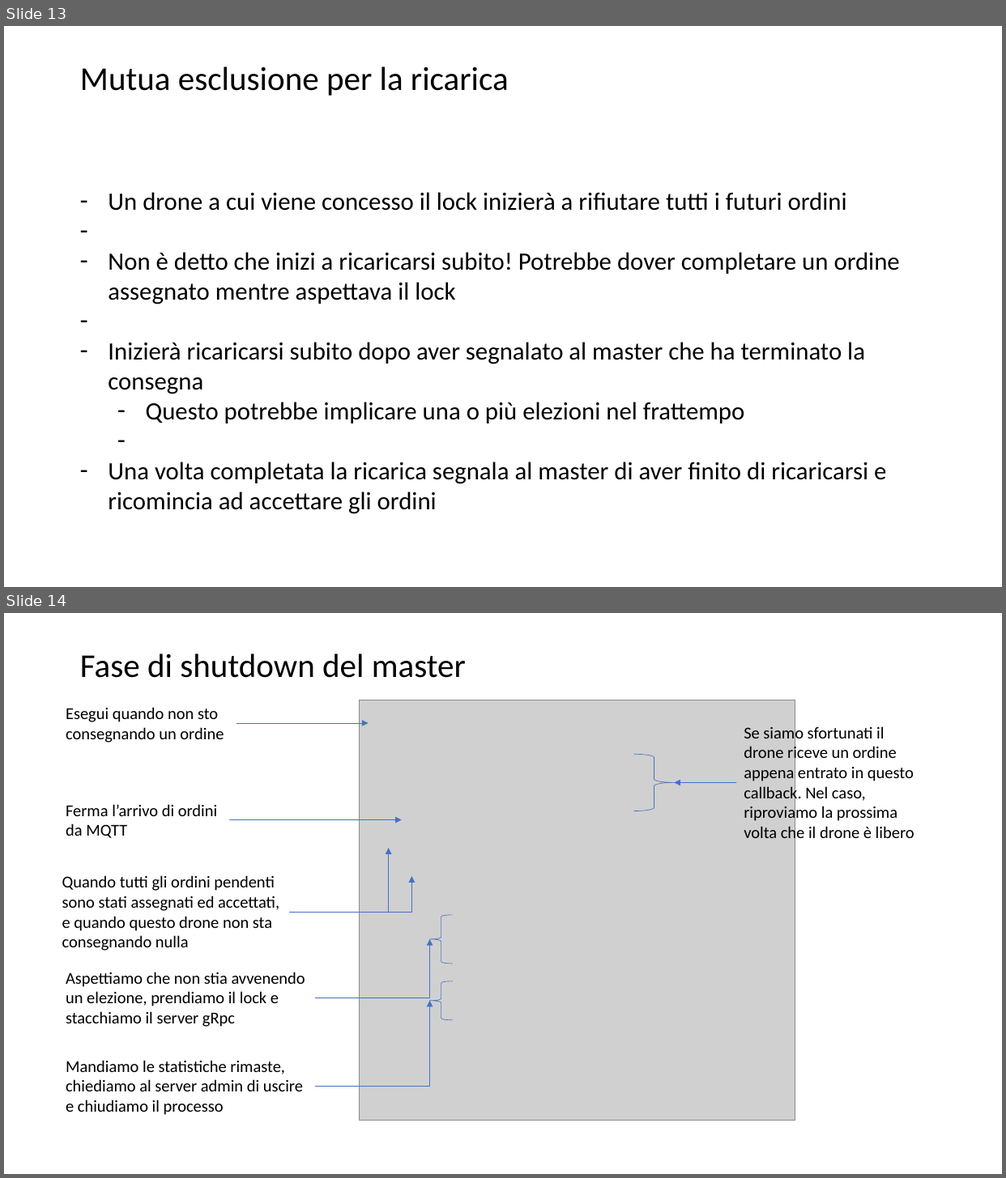
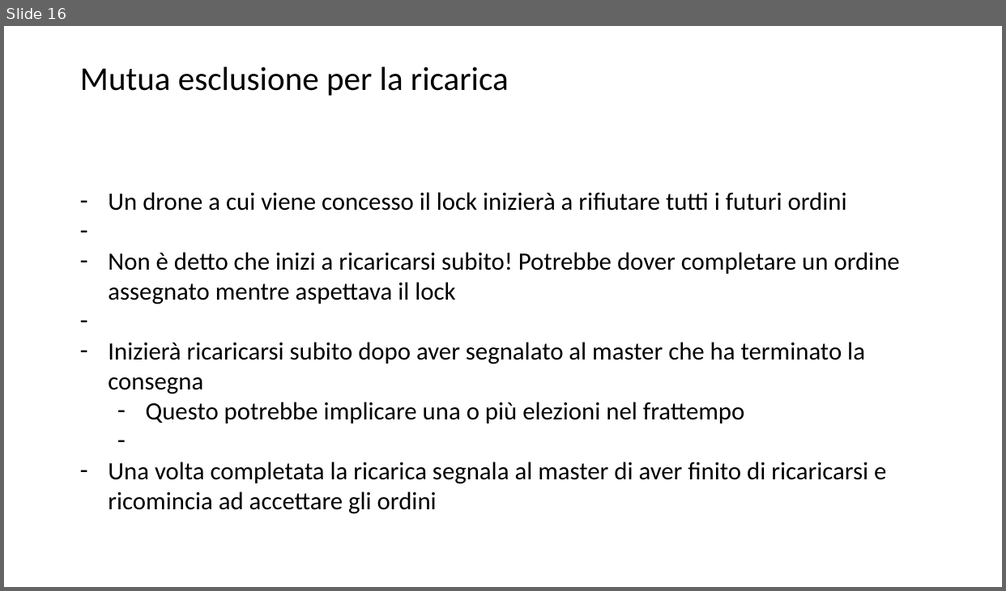
Before and after one commit to mrkct/dronazon, a slide deck: assets/Presentazione.odp. Shown one above the other, each under a label of ours: slides 13 and 14 before the commit, slide 16 after it. The pictures are 1006x1178 and 1006x591 pixels, drawn with LibreOffice and Linux fonts; fonts in the diff are those of the drawing; grey boxes stand for pictures. Boxes give left, top, right and bottom in pixels: in the first picture for what was removed or moved away, otherwise in the second. Text is boxed around its words. In the diff, an @@ line names an element or a change of style, - is before the commit and + after.

```diff
--- a/assets/Presentazione.odp
+++ b/assets/Presentazione.odp
@@ slide 14 removed at box(4, 613, 1002, 1174), background #FFFFFF @@
@@ title removed at box(80, 653, 466, 678) @@
-Fase di shutdown del master
@@ text removed at box(66, 707, 224, 743) @@
-Esegui quando non sto consegnando un ordine
@@ picture removed at box(359, 700, 795, 1120) @@
@@ elbow arrow removed from (236, 723) to (368, 723) @@
@@ text removed at box(744, 725, 914, 843) @@
-Se siamo sfortunati il drone riceve un ordine appena entrato in questo callback. Nel caso, riproviamo la prossima volta che il drone è libero
@@ freeform shape removed at box(634, 755, 675, 811) @@
@@ text removed at box(66, 804, 218, 838) @@
-Ferma l’arrivo di ordini da MQTT
@@ arrow removed from (737, 783) to (674, 783) @@
@@ arrow removed from (229, 820) to (402, 820) @@
@@ elbow arrow removed from (289, 913) to (389, 848) @@
@@ text removed at box(62, 875, 279, 951) @@
-Quando tutti gli ordini pendenti sono stati assegnati ed accettati, e quando questo drone non sta consegnando nulla
@@ elbow arrow removed from (289, 913) to (412, 876) @@
@@ freeform shape removed at box(430, 915, 453, 964) @@
@@ elbow arrow removed from (315, 998) to (430, 939) @@
@@ text removed at box(66, 972, 305, 1027) @@
-Aspettiamo che non stia avvenendo un elezione, prendiamo il lock e stacchiamo il server gRpc
@@ elbow arrow removed from (315, 1086) to (430, 1001) @@
@@ freeform shape removed at box(430, 982, 453, 1020) @@
@@ text removed at box(66, 1060, 303, 1115) @@
-Mandiamo le statistiche rimaste, chiediamo al server admin di uscire e chiudiamo il processo
@@ what was slide 13 is now slide 16 @@
```
Also in this commit, not shown: 2 slides changed, 4 slides added, 1 other file.
